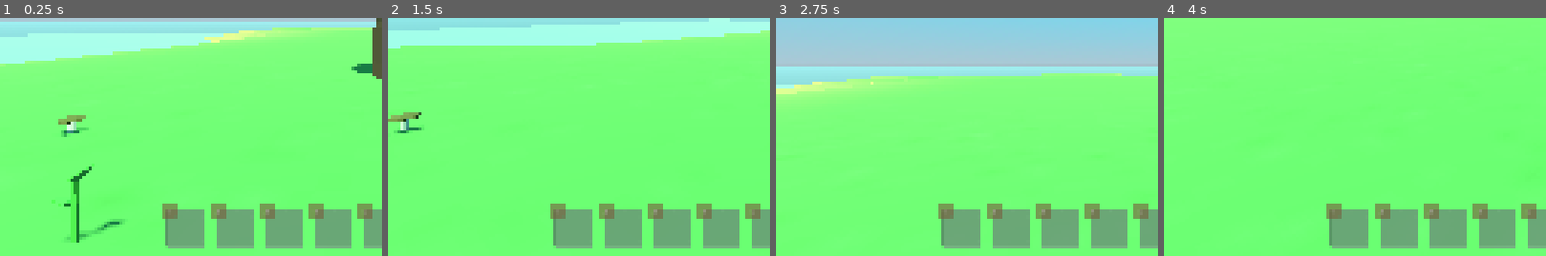
Above: before the commit, frames 1-4 (left to right).
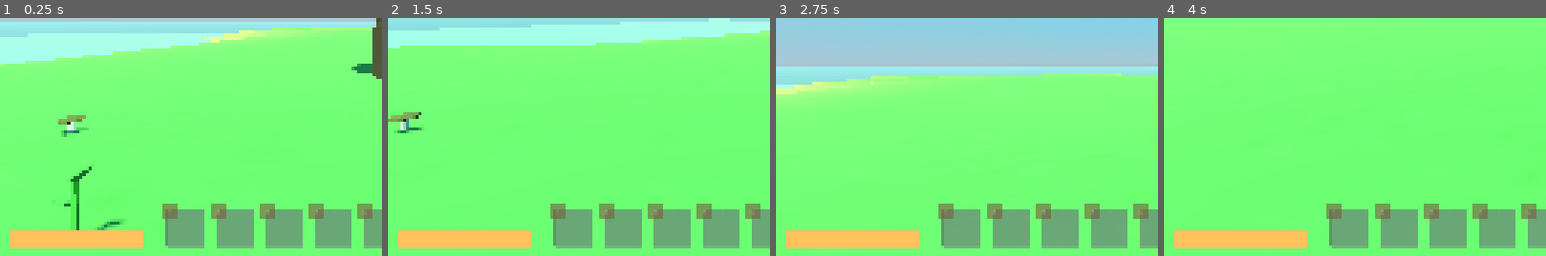
Above: after the commit, the same moments.

Repository: pythonman38/SurvivorMan
Game: Godot game, scene res://scenes/game/main_game.tscn
Same seed, same stepped clock (60 frames per second), same inputs: the game is played once before the commit and once after it.
Inputs (mouse positions are % of the whole screen's width and height, from its top left):
- Up to frame 1 (0.25 s): no input
- Up to frame 2 (1.5 s): tap Enter at 0.5 s; move the mouse to (55, 50) at 0.52 s; hold W (move_forward) from 0.53 s (still down); tap E (interact) at 0.6 s; click (55, 50) at 0.67 s; tap Space (jump) at 0.77 s; move the mouse to (45, 50) at 1.27 s; tap 1 (item_hotkey) at 1.35 s
- Up to frame 3 (2.75 s): keep holding W (move_forward); tap Space (jump) at 1.52 s; move the mouse to (52, 48) at 2.02 s; hold Shift (sprint) from 2.03 s (still down)
- Up to frame 4 (4 s): keep holding W (move_forward); move the mouse to (49, 52) at 2.77 s; release Shift (sprint) at 2.78 s; click (49, 52) at 2.85 s; tap Space (jump) at 3.02, 3.77 s; move the mouse to (57, 51) at 3.52 s; tap E (interact) at 3.6 s
The pictures show only the part of the screen within x 0-50%, y 50-100%; the shares and areas given below are measured in that part.

The runs differ from the first frame. In frame 1, 2.7% of the frame differs, in the area x 2-38%, y 89-97%; in frame 2, 2.7%; in frame 3, 2.7%; in frame 4, 2.7%.
Error in both runs: Out of bounds get index '0' (on base: 'Array') (res://scripts/game/equipped_item_manager.gd:18)

Commit message:
Section 3.3: Player Energy
Created an energy bar to show the consumption of the player's energy. The bar gets reduced when the player is walking, sprinting, or chopping wood. Obviously, some events consume energy at a higher rate than others. For example, walking consumes less energy than sprinting or chopping wood.

Diff:
--- a/scenes/UI/hud.tscn
+++ b/scenes/UI/hud.tscn
@@ -3,6 +3,8 @@
 [ext_resource type="Texture2D" uid="uid://b5jfgl5pa7jwh" path="res://assets/textures/circle32.png" id="1_c4vmg"]
 [ext_resource type="PackedScene" uid="uid://0tg05cx2ubq7" path="res://scenes/UI/custom_nodes/hotbar_slot.tscn" id="2_rd3kb"]
 [ext_resource type="Script" uid="uid://ioqq53ejvqyy" path="res://scripts/UI/hotbar_ui.gd" id="2_y5tme"]
+[ext_resource type="Script" uid="uid://bl2ik7wfx86m6" path="res://scripts/UI/player_stats_container.gd" id="4_0jeyp"]
+[ext_resource type="Texture2D" uid="uid://d1pu1ywicscqc" path="res://assets/textures/square32.png" id="4_18exe"]
 
 [node name="HUD" type="Control" unique_id=542212111]
 layout_mode = 3
@@ -74,3 +76,20 @@
 
 [node name="HotbarSlot9" parent="MarginContainer/HotbarSlotBoxContainer" unique_id=1410596294 instance=ExtResource("2_rd3kb")]
 layout_mode = 2
+
+[node name="PlayerStatsContainer" type="VBoxContainer" parent="MarginContainer" unique_id=1027810563]
+layout_mode = 2
+size_flags_horizontal = 0
+size_flags_vertical = 8
+script = ExtResource("4_0jeyp")
+
+[node name="EnergyBar" type="TextureProgressBar" parent="MarginContainer/PlayerStatsContainer" unique_id=688948708]
+custom_minimum_size = Vector2(450, 64)
+layout_mode = 2
+step = 0.1
+value = 100.0
+nine_patch_stretch = true
+texture_under = ExtResource("4_18exe")
+texture_progress = ExtResource("4_18exe")
+tint_under = Color(0.20392157, 0.20392157, 0.20392157, 1)
+tint_progress = Color(1, 0.7607843, 0.36078432, 1)
--- a/scenes/game/player.tscn
+++ b/scenes/game/player.tscn
@@ -6,6 +6,7 @@
 [ext_resource type="Script" uid="uid://lkblthkc5ll4" path="res://scripts/player/equippable_item_holder.gd" id="3_68xwl"]
 [ext_resource type="Script" uid="uid://4wkk0eww7bag" path="res://scripts/game/inventory_manager.gd" id="3_u3rb4"]
 [ext_resource type="Script" uid="uid://dsbitqevrtlw6" path="res://scripts/game/equipped_item_manager.gd" id="4_nybob"]
+[ext_resource type="Script" uid="uid://cb3j7jyxxmha5" path="res://scripts/game/player_stats_manager.gd" id="7_t8yk2"]
 
 [sub_resource type="CapsuleShape3D" id="CapsuleShape3D_s3bbx"]
 radius = 0.25
@@ -62,3 +63,6 @@
 
 [node name="EquippedItemManager" type="Node" parent="Managers" unique_id=1198344779]
 script = ExtResource("4_nybob")
+
+[node name="PlayerStatsManager" type="Node" parent="Managers" unique_id=1715759525]
+script = ExtResource("7_t8yk2")
--- a/scenes/items/equippables/equippable_axe.tscn
+++ b/scenes/items/equippables/equippable_axe.tscn
@@ -41,7 +41,7 @@
 tracks/0/interp = 1
 tracks/0/loop_wrap = true
 tracks/0/keys = {
-"times": PackedFloat32Array(0, 0.09970628, 0.19759971, 0.30093166, 0.6970375),
+"times": PackedFloat32Array(0, 0.1, 0.2, 0.3, 0.6970375),
 "transitions": PackedFloat32Array(1, 1, 1, 1, 1),
 "update": 0,
 "values": [Vector3(0.3, -0.5, -0.35), Vector3(0.42, -0.45, -0.28), Vector3(0, -0.18, -0.52), Vector3(0, -0.18, -0.52), Vector3(0.3, -0.5, -0.35)]
@@ -53,7 +53,7 @@
 tracks/1/interp = 1
 tracks/1/loop_wrap = true
 tracks/1/keys = {
-"times": PackedFloat32Array(0, 0.09789343, 0.19669329, 0.30093166, 0.6970375),
+"times": PackedFloat32Array(0, 0.1, 0.2, 0.3, 0.6970375),
 "transitions": PackedFloat32Array(1, 1, 1, 1, 1),
 "update": 0,
 "values": [Vector3(0, 0, 0), Vector3(0.2617994, 0.2617994, 0), Vector3(-0.34906584, 1.3962634, -1.3962634), Vector3(-0.34906584, 1.3962634, -1.3962634), Vector3(0, 0, 0)]
@@ -65,9 +65,12 @@
 tracks/2/interp = 1
 tracks/2/loop_wrap = true
 tracks/2/keys = {
-"times": PackedFloat32Array(0.2),
-"transitions": PackedFloat32Array(1),
+"times": PackedFloat32Array(0, 0.2),
+"transitions": PackedFloat32Array(1, 1),
 "values": [{
+"args": [],
+"method": &"change_energy"
+}, {
 "args": [],
 "method": &"check_hit"
 }]
--- /dev/null
+++ b/scripts/UI/player_stats_container.gd
@@ -0,0 +1,10 @@
+extends VBoxContainer
+
+@onready var energy_bar: TextureProgressBar = $EnergyBar
+
+func _enter_tree() -> void:
+	EventSystem.PLA_energy_updated.connect(energy_updated)
+
+func energy_updated(max_energy: float, current_energy: float) -> void:
+	energy_bar.max_value = max_energy
+	energy_bar.value = current_energy
--- a/scripts/game/event_system.gd
+++ b/scripts/game/event_system.gd
@@ -13,6 +13,8 @@
 
 signal PLA_freeze_player
 signal PLA_unfreeze_player
+signal PLA_change_energy
+signal PLA_energy_updated
 
 signal EQU_hotkey_pressed
 signal EQU_equip_item
--- /dev/null
+++ b/scripts/game/player_stats_manager.gd
@@ -0,0 +1,12 @@
+extends Node
+
+const MAX_ENERGY: int = 100
+
+var current_energy = MAX_ENERGY
+
+func _enter_tree() -> void:
+	EventSystem.PLA_change_energy.connect(change_energy)
+
+func change_energy(energy_change: float) -> void:
+	current_energy += energy_change
+	EventSystem.PLA_energy_updated.emit(MAX_ENERGY, current_energy)
--- a/scripts/items/equippables/equippable_weapon.gd
+++ b/scripts/items/equippables/equippable_weapon.gd
@@ -8,6 +8,9 @@
 func _ready() -> void:
 	hit_check_marker.position.z = -weapon_item_resource.range
 	super()
+
+func change_energy() -> void:
+	EventSystem.PLA_change_energy.emit(weapon_item_resource.energy_change_per_use)
 
 func check_hit() -> void:
 	var space_state := get_world_3d().direct_space_state
--- a/scripts/player/player.gd
+++ b/scripts/player/player.gd
@@ -5,6 +5,7 @@
 @export var jump_velocity := 4.0
 @export var gravity := 0.2
 @export var mouse_sensitivity := 0.005
+@export var walking_energy_consumption := -0.05
 
 @onready var head: Node3D = $Head
 @onready var interaction_ray_cast: RayCast3D = $Head/InteractionRayCast
@@ -20,8 +21,9 @@
 func _process(_delta: float) -> void:
 	interaction_ray_cast.check_interaction()
 
-func _physics_process(_delta: float) -> void:
+func _physics_process(delta: float) -> void:
 	move()
+	check_walking_energy_consumption(delta)
 	if Input.is_action_just_pressed("use_item"):
 		equippable_item_holder.try_to_use_item()
 
@@ -40,6 +42,11 @@
 	velocity.z = direction.z * speed
 	velocity.x = direction.x * speed
 	move_and_slide()
+
+func check_walking_energy_consumption(delta: float) -> void:
+	if velocity.x or velocity.z:
+		EventSystem.PLA_change_energy.emit(
+			delta * walking_energy_consumption * Vector2(velocity.z, velocity.x).length())
 
 func _input(event: InputEvent) -> void:
 	if event is InputEventMouseMotion:
--- a/scripts/resources/items/weapon_item_resource.gd
+++ b/scripts/resources/items/weapon_item_resource.gd
@@ -3,3 +3,4 @@
 
 @export var damage := 20.0
 @export var range := 1.5
+@export var energy_change_per_use := -0.5
Not shown, added: scripts/UI/player_stats_container.gd.uid
Not shown, added: scripts/game/player_stats_manager.gd.uid
